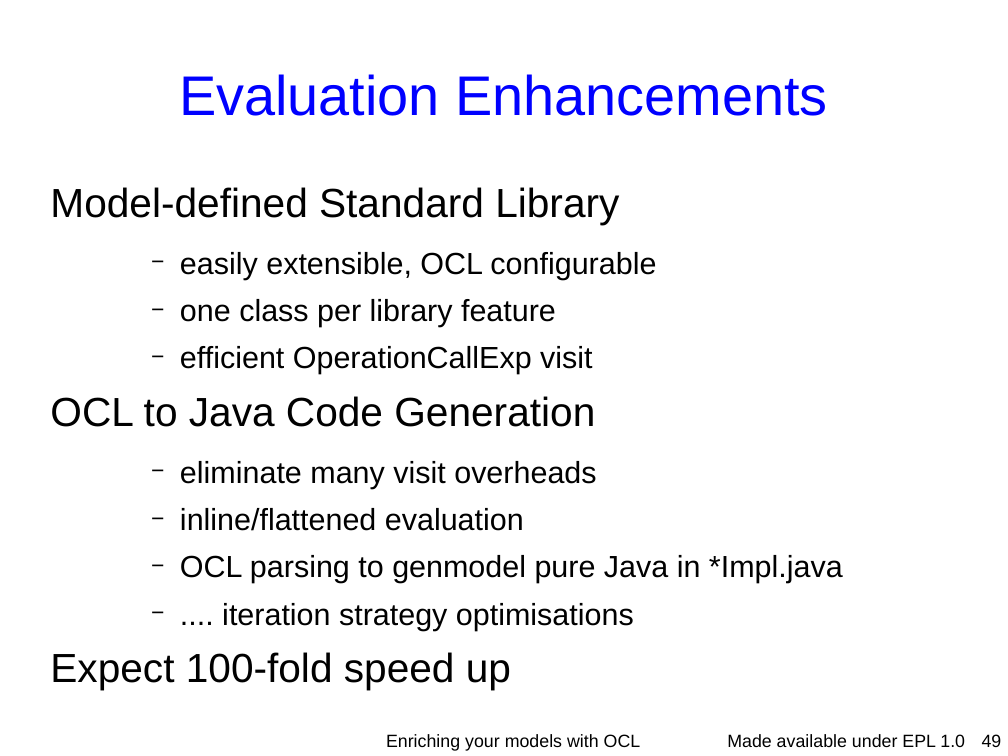
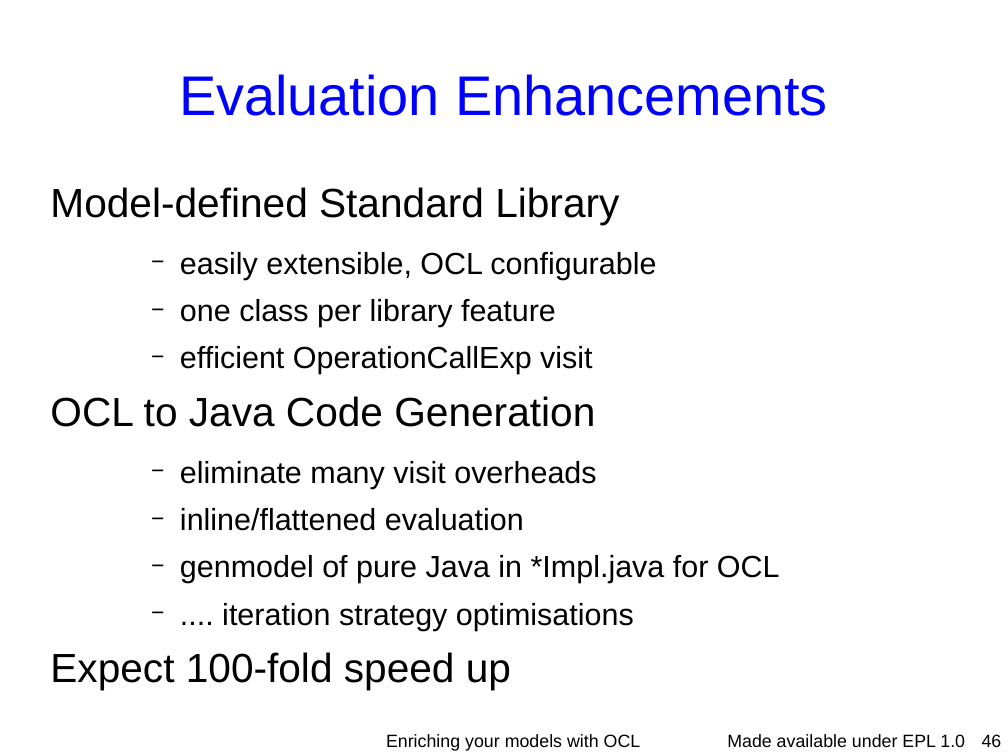
Before and after one commit to eclipse-ocl/ocl-website, a slide deck: slide 46 of ocl/docs/publications/ESE2010LongTalk/EnrichingWithOCL.odp (slide 49 before the commit). Drawn at 1008x756 pixels with LibreOffice and Linux fonts; fonts in the diff are those of the drawing; background and template pictures are left out. Boxes give left, top, right and bottom in pixels: in the first picture for what was removed or moved away, otherwise in the second. Text is boxed around its words. In the diff, an @@ line names an element or a change of style, - is before the commit and + after.

```diff
--- a/ocl/docs/publications/ESE2010LongTalk/EnrichingWithOCL.odp
+++ b/ocl/docs/publications/ESE2010LongTalk/EnrichingWithOCL.odp
@@ text at [180,555,780,583]: text changed @@
-    − OCL parsing to genmodel pure Java in *Impl.java
+    − genmodel of pure Java in *Impl.java for OCL
@@ page number at [982,734,1002,747]: text changed @@
-49
+46
```
Also in this commit, not shown: 16 other slides changed, 3 slides removed.
